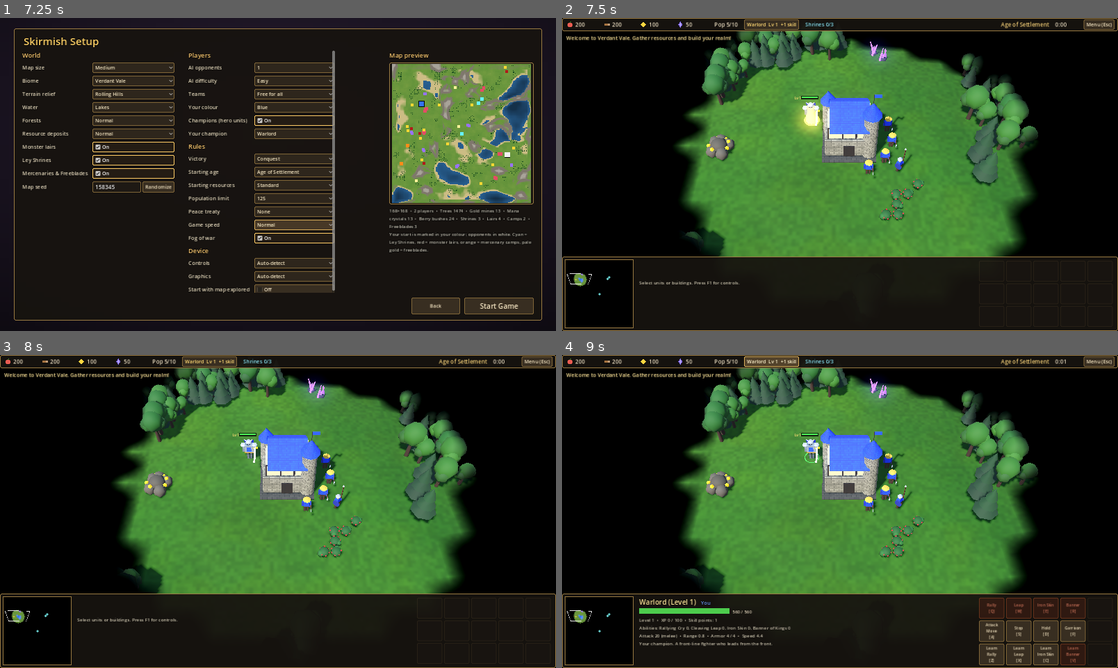
Above: before the commit, frames 1-4 (two rows, left to right).
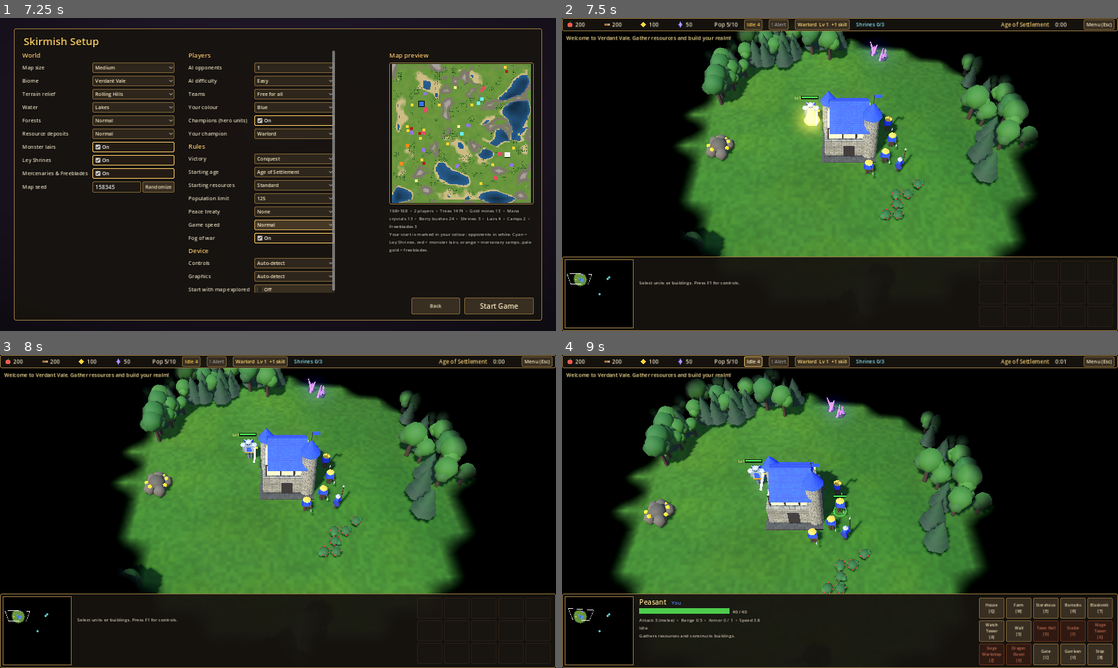
Above: after the commit, the same moments.

Repository: Wut-Lab/Ley-Realms-RTS
Game: Godot game, scene res://scenes/main.tscn
The game is run twice, just before and just after one commit, with the same random seed, the same clock (stepped at 60 frames per second) and the same inputs.
Inputs (mouse positions are in pixels of both pictures, inside the frame that each line leads up to):
- Up to frame 1 (7.25 s): click "Skirmish" at 0.5 s; click "Normal" at 1.25 s; click "Normal" at 2 s; click "Normal" at 2.75 s; click "Normal" at 3.5 s; click "Easy" at 4.25 s; click "Easy" at 5 s; click "Normal" at 5.75 s; click "Normal" at 6.5 s
- Up to frame 2 (7.5 s): click "Start Game" at 7.25 s
- Up to frame 3 (8 s): no input
- Up to frame 4 (9 s): click "Warlord Lv 1 +1 skill" at 8 s; click (751, 361) at 8.75 s, where only the run after the commit has a clickable "Idle 4"

Frame 1 is identical in both runs. In frame 2, 0.5% of the frame differs, in the area x 33-58%, y 0-4%; in frame 3, 0.5%; in frame 4, 32%, in the area x 0-100%, y 0-100%.

Commit message:
Add idle-peasant counter and jump-to-last-attack alert
Co-Authored-By: Claude Opus 5.5 <noreply@anthropic.com>
Claude-Session: https://claude.ai/code/session_013BExePrT3fkgkAfAkmsoAR

Diff:
--- a/scripts/game.gd
+++ b/scripts/game.gd
@@ -49,6 +49,7 @@
 var stamp_cache := {}
 var check_t := 0.0
 var alert_t := {}
+var last_alert := Vector2.INF
 var gate_cells := {}
 var camps: Array = []
 var recruit_groups := {}
@@ -1596,6 +1597,7 @@
 
 func on_attacked(victim: Entity, attacker: Entity) -> void:
 	if victim.pid == human and attacker != null and is_instance_valid(attacker):
+		last_alert = victim.pos2()
 		var key := "b" if victim.is_building else "u"
 		if elapsed - alert_t.get(key, -100.0) > 12.0:
 			alert_t[key] = elapsed
--- a/scripts/hud.gd
+++ b/scripts/hud.gd
@@ -42,6 +42,9 @@
 var touch_bar: VBoxContainer
 var context_bar: HBoxContainer
 var multi_btn: Button
+var idle_btn: Button
+var touch_idle_btn: Button
+var alert_btn: Button
 var context_buttons := {}
 var press_t := {}
 var tip_hide_t := 0.0
@@ -127,6 +130,17 @@
 		hb.add_child(box)
 	pop_label = _label("", 16)
 	hb.add_child(pop_label)
+	idle_btn = Button.new()
+	idle_btn.focus_mode = Control.FOCUS_NONE
+	idle_btn.tooltip_text = "Idle peasants. Click to cycle through them (.)"
+	idle_btn.pressed.connect(func(): game.ctl.select_idle_worker())
+	hb.add_child(idle_btn)
+	alert_btn = Button.new()
+	alert_btn.focus_mode = Control.FOCUS_NONE
+	alert_btn.text = "! Alert"
+	alert_btn.tooltip_text = "Jump to your most recent attack (Backspace)"
+	alert_btn.pressed.connect(func(): game.ctl.jump_to_alert())
+	hb.add_child(alert_btn)
 	champ_btn = Button.new()
 	champ_btn.focus_mode = Control.FOCUS_NONE
 	champ_btn.tooltip_text = "Select your champion (` or F2). Double-click to jump to it."
@@ -339,7 +353,7 @@
 [b]Arrow keys / screen edge[/b] pan  •  [b]Mouse wheel[/b] zoom  •  [b]Middle drag / PgUp PgDn[/b] rotate  •  [b]Home[/b] reset view
 [b]Ctrl+0-9[/b] set control group  •  [b]0-9[/b] select group (double-tap to jump)
 [b]` or F2[/b] select champion (twice to jump)  •  champion abilities Q W E R, learn Z X C V
-[b]H[/b] town hall  •  [b].[/b] next idle peasant  •  [b]Space[/b] centre on selection  •  [b]Delete[/b] destroy selected
+[b]H[/b] town hall  •  [b].[/b] next idle peasant  •  [b]Backspace[/b] jump to last attack  •  [b]Space[/b] centre on selection  •  [b]Delete[/b] destroy selected
 [b]+ / -[/b] game speed  •  [b]Esc[/b] cancel / pause
 
 [b]Building[/b]: select peasants and pick a building. Place it anywhere valid (green). [b]R[/b] rotates, [b]Shift[/b]-click places several. Walls: click and drag a line.
@@ -510,6 +524,16 @@
 	var cap := mini(p.pop_cap, p.max_pop)
 	pop_label.text = "Pop %d/%d" % [p.pop, cap]
 	pop_label.add_theme_color_override("font_color", Color(1, 0.5, 0.4) if p.pop >= cap else Color(0.96, 0.9, 0.78))
+	var n_idle := 0
+	for u in game.units:
+		if u.alive and u.pid == game.human and u.cls == "worker" and u.state == Unit.IDLE:
+			n_idle += 1
+	idle_btn.text = "Idle %d" % n_idle
+	idle_btn.add_theme_color_override("font_color", Color(1, 0.8, 0.3) if n_idle > 0 else Color(0.6, 0.6, 0.6))
+	if touch_idle_btn:
+		touch_idle_btn.text = "Idle (%d)" % n_idle
+	var recent: bool = game.last_alert != Vector2.INF and game.elapsed - maxf(game.alert_t.get("u", -100.0), game.alert_t.get("b", -100.0)) < 20.0
+	alert_btn.add_theme_color_override("font_color", Color(1, 0.35, 0.3) if recent else Color(0.6, 0.6, 0.6))
 	age_label.text = Defs.AGE_NAMES[p.age]
 	if p.champ_class == "":
 		champ_btn.visible = false
@@ -963,12 +987,14 @@
 	touch_bar.add_theme_constant_override("separation", 6)
 	root.add_child(touch_bar)
 	for pair in [["Army", func(): game.ctl.select_army()], ["Idle", func(): game.ctl.select_idle_worker()],
-			["Hero", _on_champ_btn], ["Town", func(): game.ctl.select_town_hall()],
+			["Alert", func(): game.ctl.jump_to_alert()], ["Hero", _on_champ_btn], ["Town", func(): game.ctl.select_town_hall()],
 			["Multi: Off", _toggle_multi], ["Clear", func(): game.ctl.set_selection([])]]:
 		var b := _touch_button(pair[0], pair[1])
 		touch_bar.add_child(b)
 		if pair[0].begins_with("Multi"):
 			multi_btn = b
+		elif pair[0] == "Idle":
+			touch_idle_btn = b
 	context_bar = HBoxContainer.new()
 	context_bar.set_anchors_preset(Control.PRESET_CENTER_BOTTOM)
 	context_bar.offset_left = -200
--- a/scripts/player_controller.gd
+++ b/scripts/player_controller.gd
@@ -420,6 +420,15 @@
 		game.hud.message("You have no army.", Color(0.8, 0.8, 0.8))
 		return
 	set_selection(army)
+
+
+## Centres the camera on where you were most recently attacked.
+func jump_to_alert() -> void:
+	if game.last_alert == Vector2.INF:
+		game.hud.message("No recent attacks.", Color(0.8, 0.8, 0.8))
+		return
+	_cam().center_on(game.last_alert)
+	game.hud.ping(game.last_alert)
 
 
 func select_idle_worker() -> void:
@@ -624,6 +633,8 @@
 					_cam().center_on(b.pos2())
 					break
 			return
+		KEY_BACKSPACE:
+			jump_to_alert()
 		KEY_PERIOD:
 			var idle: Array = game.units.filter(func(u): return u.alive and u.pid == game.human and u.cls == "worker" and u.state == Unit.IDLE)
 			if idle.is_empty():
